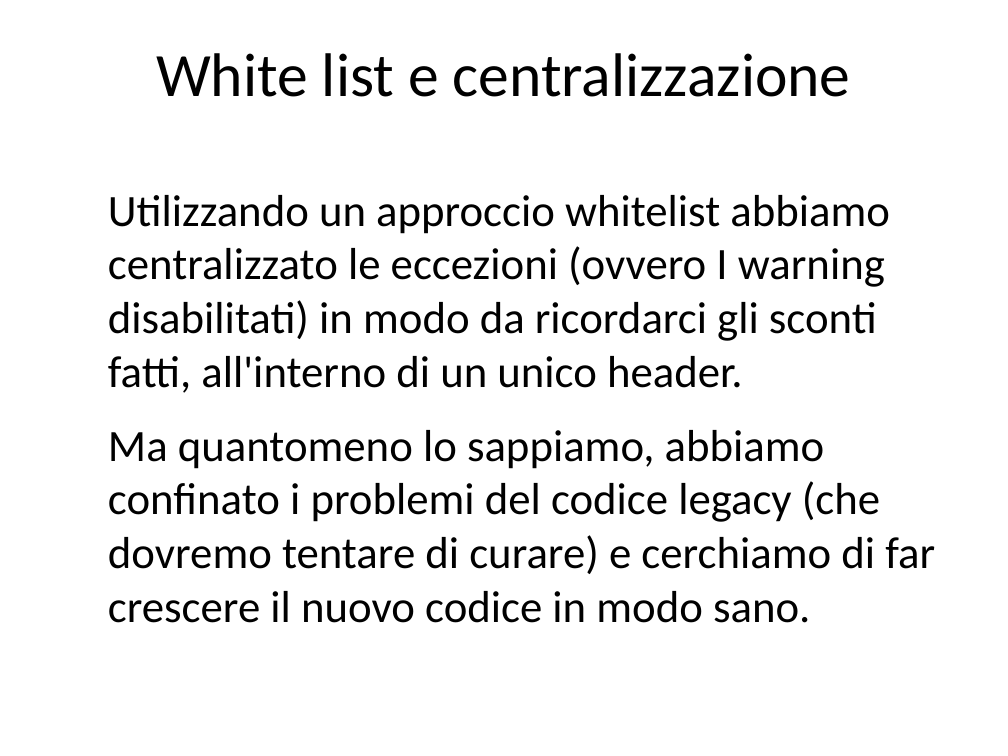
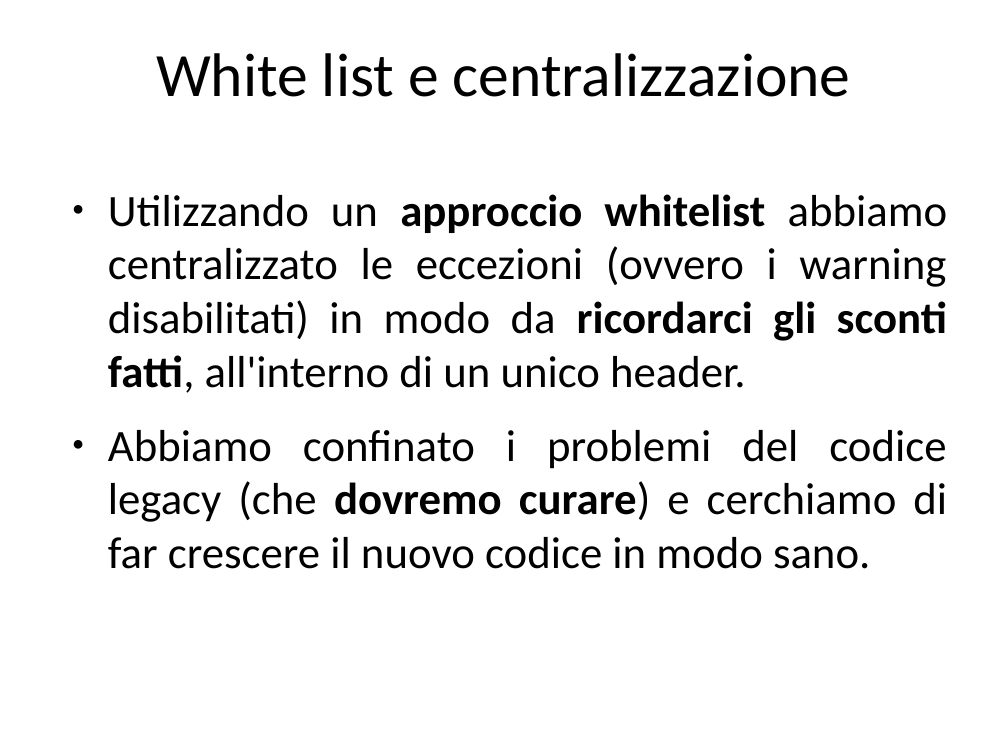
Before and after one commit to guidop/IAD13, a slide deck: slide 31 of La salute del software.odp (slide 32 before the commit). Drawn at 1008x756 pixels with LibreOffice and Linux fonts; fonts in the diff are those of the drawing. Boxes give left, top, right and bottom in pixels: in the first picture for what was removed or moved away, otherwise in the second. Text is boxed around its words. In the diff, an @@ line names an element or a change of style, - is before the commit and + after.

```diff
--- a/La salute del software.odp
+++ b/La salute del software.odp
@@ text at [108, 194, 948, 569]: text changed @@
-Utilizzando un approccio whitelist abbiamo centralizzato le eccezioni (ovvero I warning disabilitati) in modo da ricordarci gli sconti fatti, all'interno di un unico header.
-Ma quantomeno lo sappiamo, abbiamo confinato i problemi del codice legacy (che dovremo tentare di curare) e cerchiamo di far crescere il nuovo codice in modo sano.
+● Utilizzando un approccio whitelist abbiamo centralizzato le eccezioni (ovvero i warning disabilitati) in modo da ricordarci gli sconti fatti, all'interno di un unico header.
+● Abbiamo confinato i problemi del codice legacy (che dovremo curare) e cerchiamo di far crescere il nuovo codice in modo sano.
```
Also in this commit, not shown: 39 other slides changed, 5 slides added, 3 slides removed.
